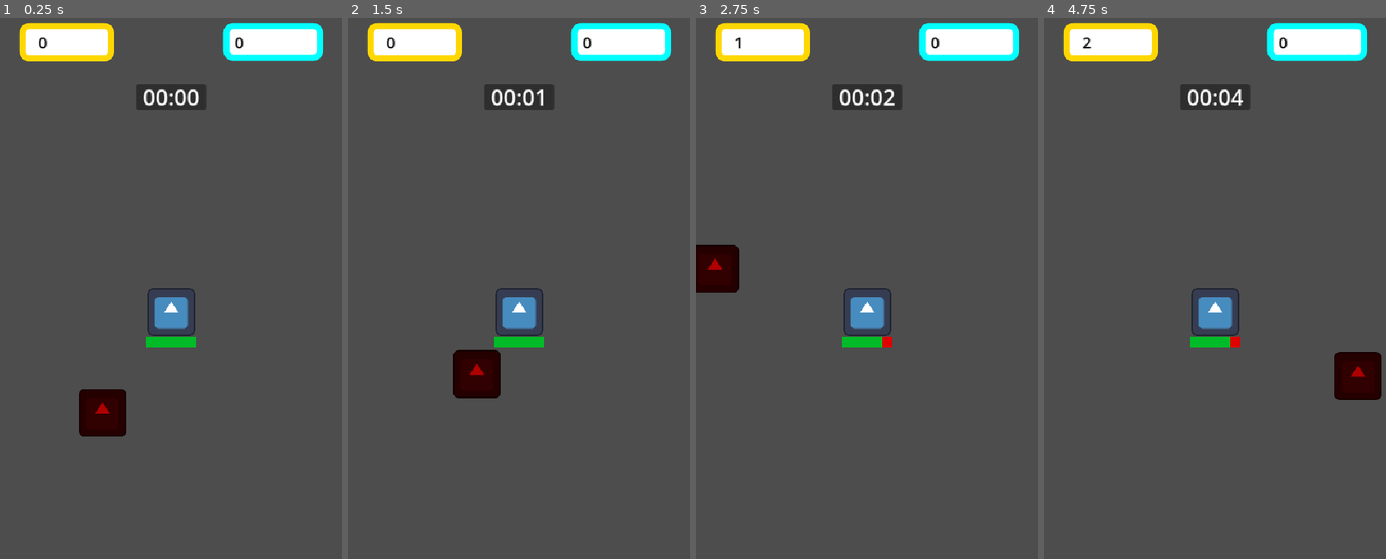
Above: before the commit, frames 1-4 (left to right).
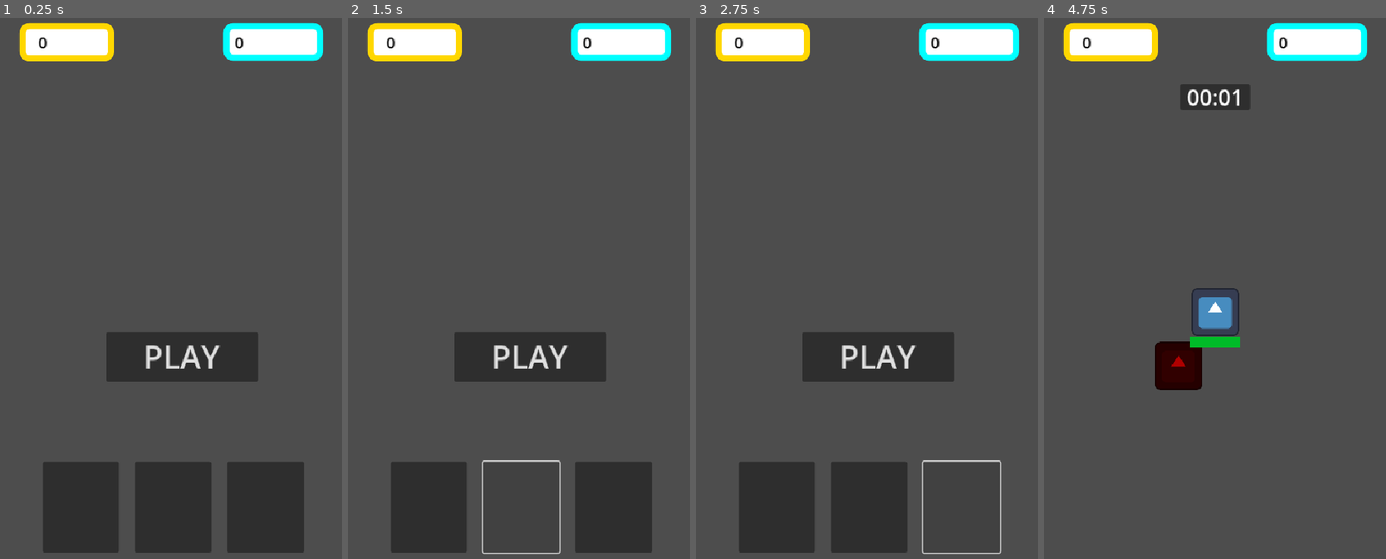
Above: after the commit, the same moments.

Repository: StenSOS/idlesurvivor
Game: Godot game, scene res://mainMenu/main_menu.tscn
Two runs of this game, one before a commit and one after it. Both use one fixed random seed, a clock stepped at 60 frames per second and the inputs below. Before the commit the project starts from res://main/main.tscn. The engine's default icon, where the game draws it, is replaced by a stand-in: a white triangle on a blue panel in a dark square.
Inputs (mouse positions are in pixels of both pictures, inside the frame that each line leads up to):
- Up to frame 1 (0.25 s): no input
- Up to frame 2 (1.5 s): click (430, 504) at 0.52 s; click (522, 504) at 1.27 s
- Up to frame 3 (2.75 s): click (962, 504) at 2.02 s
- Up to frame 4 (4.75 s): click (1225, 358) at 2.75 s, where only the run after the commit has a clickable "PLAY"

The runs differ from the first frame. In frame 1, 18% of the frame differs, in the area x 12-89%, y 12-99%; in frame 2, 14%; in frame 3, 14%; in frame 4, 2.6%.

Commit message:
mainmenu yapıldı

Diff:
--- a/GameData.gd
+++ b/GameData.gd
@@ -3,7 +3,7 @@
 # --- EKONOMİ ---
 var totalMoney : int = 0
 var totalDiamonds : int = 0
-
+var moneyPerEnemy : int = 1
 # --- PLAYER STATLARI (Kalıcı) ---
 var playerDamage : int = 5       # Başlangıç hasarı
 var playerMaxHealth : int = 100  # Başlangıç canı
--- a/main/main.gd
+++ b/main/main.gd
@@ -13,7 +13,6 @@
 @export var diamonds : int
 
 var elapsedTime := 0.0
-var moneyPerEnemy :int = 1
 
 func _ready():
 	money = GameData.totalMoney
@@ -24,6 +23,8 @@
 	if not player.isDead:
 		elapsedTime += delta
 
+	if player.isDead:
+		gameOver()
 	var minutes = int(elapsedTime)/60
 	var seconds = int(elapsedTime)%60
 
@@ -33,9 +34,12 @@
 		print("win")
 
 func addMoney():
-	money += moneyPerEnemy
+	GameData.totalMoney += GameData.moneyPerEnemy
 	update_ui()
 
+func gameOver():
+	get_tree().change_scene_to_file("res://mainMenu/main_menu.tscn")
+
 func update_ui():
-	money_label.text = str(money)
-	diamond_label.text =  str(diamonds)
+	money_label.text = str(GameData.totalMoney)
+	diamond_label.text =  str(GameData.totalDiamonds)
--- /dev/null
+++ b/mainMenu/main_menu.gd
@@ -0,0 +1,28 @@
+extends Control
+
+@onready var money_label = $HUD/Panel2/moneyLabel
+@onready var diamond_label = $HUD/Panel3/diamondLabel
+
+func _ready():
+	update_ui()
+
+func update_ui():
+	# Global veriden çekiyoruz
+	money_label.text = str(GameData.totalMoney)
+	diamond_label.text = str(GameData.totalDiamonds)
+
+
+func _on_play_button_pressed():
+	get_tree().change_scene_to_file("res://main/main.tscn")
+
+
+func _on_player_ups_pressed():
+	print("playerups button")
+
+
+func _on_turret_ups_pressed():
+	print("turret ups nuttom")
+
+
+func _on_ups_pressed():
+	print("ups button")
--- /dev/null
+++ b/mainMenu/main_menu.tscn
@@ -0,0 +1,137 @@
+[gd_scene load_steps=4 format=3 uid="uid://cx55u8tqd6t24"]
+
+[ext_resource type="Script" uid="uid://dbrabpltusiu6" path="res://mainMenu/main_menu.gd" id="1_27owx"]
+
+[sub_resource type="StyleBoxFlat" id="StyleBoxFlat_urgxs"]
+bg_color = Color(1, 1, 1, 1)
+border_width_left = 10
+border_width_top = 10
+border_width_right = 10
+border_width_bottom = 10
+border_color = Color(1, 0.843137, 0, 1)
+corner_radius_top_left = 15
+corner_radius_top_right = 15
+corner_radius_bottom_right = 15
+corner_radius_bottom_left = 15
+
+[sub_resource type="StyleBoxFlat" id="StyleBoxFlat_27owx"]
+bg_color = Color(1, 1, 1, 1)
+border_width_left = 10
+border_width_top = 10
+border_width_right = 10
+border_width_bottom = 10
+border_color = Color(0, 1, 1, 1)
+corner_radius_top_left = 15
+corner_radius_top_right = 15
+corner_radius_bottom_right = 15
+corner_radius_bottom_left = 15
+
+[node name="mainMenu" type="Control"]
+layout_mode = 3
+anchors_preset = 0
+offset_right = 40.0
+offset_bottom = 40.0
+script = ExtResource("1_27owx")
+
+[node name="HUD" type="CanvasLayer" parent="."]
+
+[node name="Panel2" type="Panel" parent="HUD"]
+offset_left = 30.0
+offset_top = 24.0
+offset_right = 180.0
+offset_bottom = 85.0
+theme_override_styles/panel = SubResource("StyleBoxFlat_urgxs")
+
+[node name="moneyLabel" type="Label" parent="HUD/Panel2"]
+layout_mode = 1
+anchors_preset = 8
+anchor_left = 0.5
+anchor_top = 0.5
+anchor_right = 0.5
+anchor_bottom = 0.5
+offset_left = -45.5
+offset_top = -17.5
+offset_right = 45.5
+offset_bottom = 17.5
+grow_horizontal = 2
+grow_vertical = 2
+theme_override_colors/font_color = Color(0, 0, 0, 1)
+theme_override_font_sizes/font_size = 25
+text = "MONEY"
+
+[node name="Panel3" type="Panel" parent="HUD"]
+anchors_preset = 1
+anchor_left = 1.0
+anchor_right = 1.0
+offset_left = -188.0
+offset_top = 24.0
+offset_right = -30.0
+offset_bottom = 84.0
+grow_horizontal = 0
+theme_override_styles/panel = SubResource("StyleBoxFlat_27owx")
+
+[node name="diamondLabel" type="Label" parent="HUD/Panel3"]
+layout_mode = 1
+anchors_preset = 8
+anchor_left = 0.5
+anchor_top = 0.5
+anchor_right = 0.5
+anchor_bottom = 0.5
+offset_left = -61.5
+offset_top = -17.5
+offset_right = 61.5
+offset_bottom = 17.5
+grow_horizontal = 2
+grow_vertical = 2
+theme_override_colors/font_color = Color(0, 0, 0, 1)
+theme_override_font_sizes/font_size = 25
+text = "DİAMOND"
+
+[node name="playButton" type="Button" parent="."]
+layout_mode = 1
+anchors_preset = 8
+anchor_left = 0.5
+anchor_top = 0.5
+anchor_right = 0.5
+anchor_bottom = 0.5
+offset_left = 147.0
+offset_top = 492.0
+offset_right = 387.0
+offset_bottom = 569.0
+grow_horizontal = 2
+grow_vertical = 2
+theme_override_font_sizes/font_size = 50
+text = "PLAY"
+
+[node name="HBoxContainer" type="HBoxContainer" parent="."]
+layout_mode = 1
+anchors_preset = 12
+anchor_top = 1.0
+anchor_right = 1.0
+anchor_bottom = 1.0
+offset_left = 67.0
+offset_top = 676.0
+offset_right = 438.0
+offset_bottom = 816.0
+grow_horizontal = 2
+grow_vertical = 0
+scale = Vector2(1.00422, 1.02353)
+theme_override_constants/separation = 25
+alignment = 1
+
+[node name="PlayerUps" type="Button" parent="HBoxContainer"]
+layout_mode = 2
+size_flags_horizontal = 3
+
+[node name="TurretUps" type="Button" parent="HBoxContainer"]
+layout_mode = 2
+size_flags_horizontal = 3
+
+[node name="Ups" type="Button" parent="HBoxContainer"]
+layout_mode = 2
+size_flags_horizontal = 3
+
+[connection signal="pressed" from="playButton" to="." method="_on_play_button_pressed"]
+[connection signal="pressed" from="HBoxContainer/PlayerUps" to="." method="_on_player_ups_pressed"]
+[connection signal="pressed" from="HBoxContainer/TurretUps" to="." method="_on_turret_ups_pressed"]
+[connection signal="pressed" from="HBoxContainer/Ups" to="." method="_on_ups_pressed"]
--- a/player/player.gd
+++ b/player/player.gd
@@ -3,12 +3,18 @@
 @onready var health_bar = $healthBar
 @onready var enemy_holder = $"../enemyHolder"
 
-@export var maxHealth : int = 100
-@export var health := maxHealth
-@export var playerDamage :int = 5
-@export var attack_cooldown : float = 1.0
+@export var maxHealth : int
+@export var health: int
+@export var playerDamage :int
+@export var attack_cooldown : float
 var current_attack_timer : float = 0.0
 var isDead : bool = false
+
+func _ready():
+	maxHealth = GameData.playerMaxHealth
+	health = maxHealth
+	playerDamage = GameData.playerDamage
+	attack_cooldown = GameData.playerAttackSpeed
 
 func  _process(delta):
 	health_bar.max_value= maxHealth
--- a/project.godot
+++ b/project.godot
@@ -11,7 +11,7 @@
 [application]
 
 config/name="idlesurvivor"
-run/main_scene="uid://cqoqbydymbryu"
+run/main_scene="uid://cx55u8tqd6t24"
 config/features=PackedStringArray("4.4", "Mobile")
 config/icon="res://icon.svg"
 
@@ -26,6 +26,10 @@
 window/stretch/mode="canvas_items"
 window/stretch/aspect="expand"
 
+[input_devices]
+
+pointing/emulate_touch_from_mouse=true
+
 [rendering]
 
 renderer/rendering_method="mobile"
Not shown, added: mainMenu/main_menu.gd.uid
